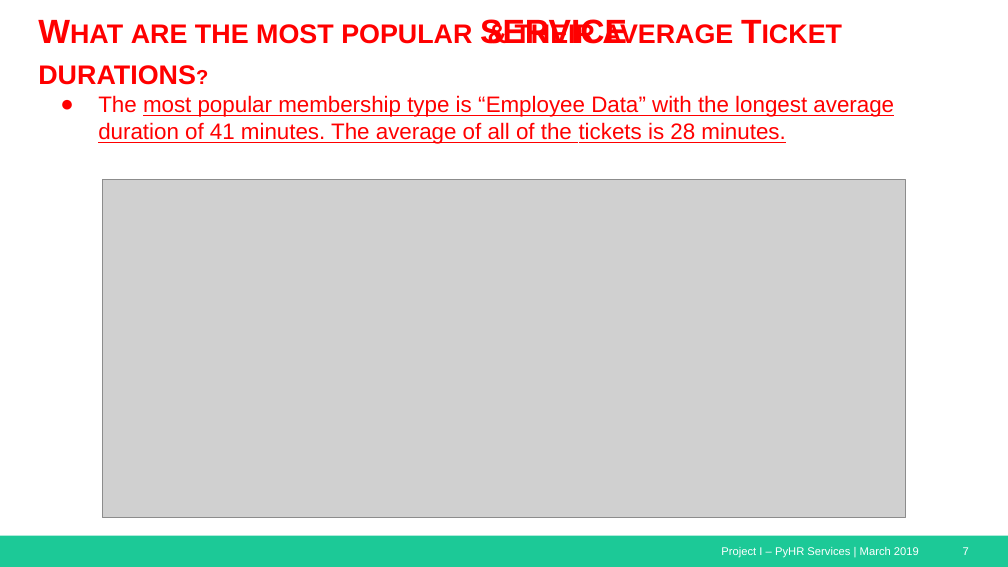
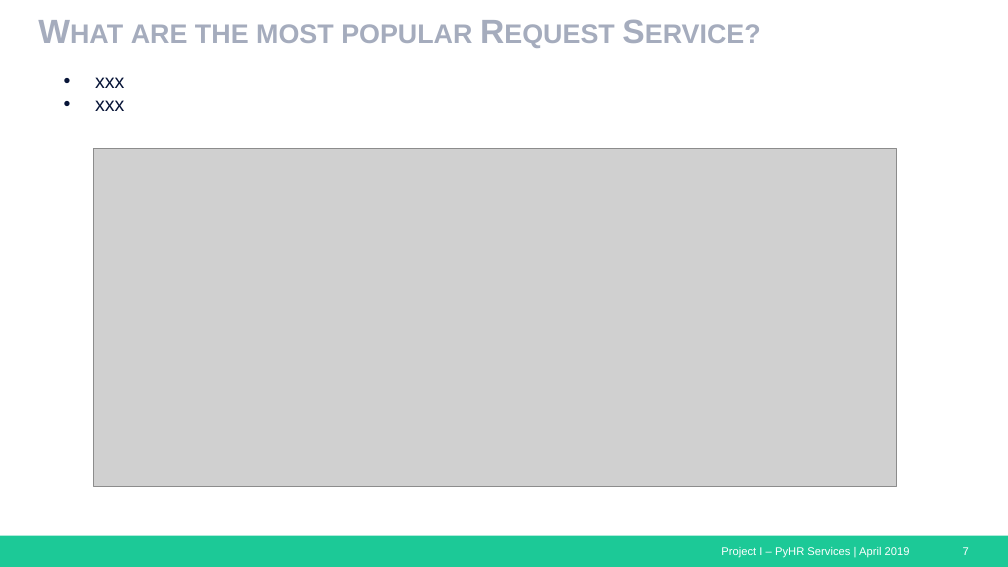
Before and after one commit to jvbonini/Project-I, a slide deck: slide 7 of Presentation/HRServices_Presentation_Master.pptx. Drawn at 1008x567 pixels with LibreOffice and Linux fonts; fonts in the diff are those of the drawing; grey boxes stand for pictures. Boxes give left, top, right and bottom in pixels: in the first picture for what was removed or moved away, otherwise in the second. Text is boxed around its words. In the diff, an @@ line names an element or a change of style, - is before the commit and + after.

```diff
--- a/Presentation/HRServices_Presentation_Master.pptx
+++ b/Presentation/HRServices_Presentation_Master.pptx
@@ title at bbox=[131, 24, 472, 43]: text changed; text colour #FF0000 to #A5ACBD @@
-What are the most popular SERVICE & their average Ticket durations?
+What are the most popular Request Service?
@@ text added at bbox=[95, 77, 124, 111], 14 pt, text #081538 @@
+• xxx
+• xxx
@@ text removed at bbox=[98, 95, 894, 144] @@
-● The most popular membership type is “Employee Data” with the longest average duration of 41 minutes. The average of all of the tickets is 28 minutes.
@@ picture: place and size @@
-picture at bbox=[103, 179, 906, 517]
+picture at bbox=[94, 148, 897, 486]
@@ text at bbox=[721, 547, 910, 558]: text changed @@
-Project I – PyHR Services | March 2019
+Project I – PyHR Services | April 2019
```
Also in this commit, not shown: 14 other slides changed, 6 slides added, 5 slides removed, 2 other files.
